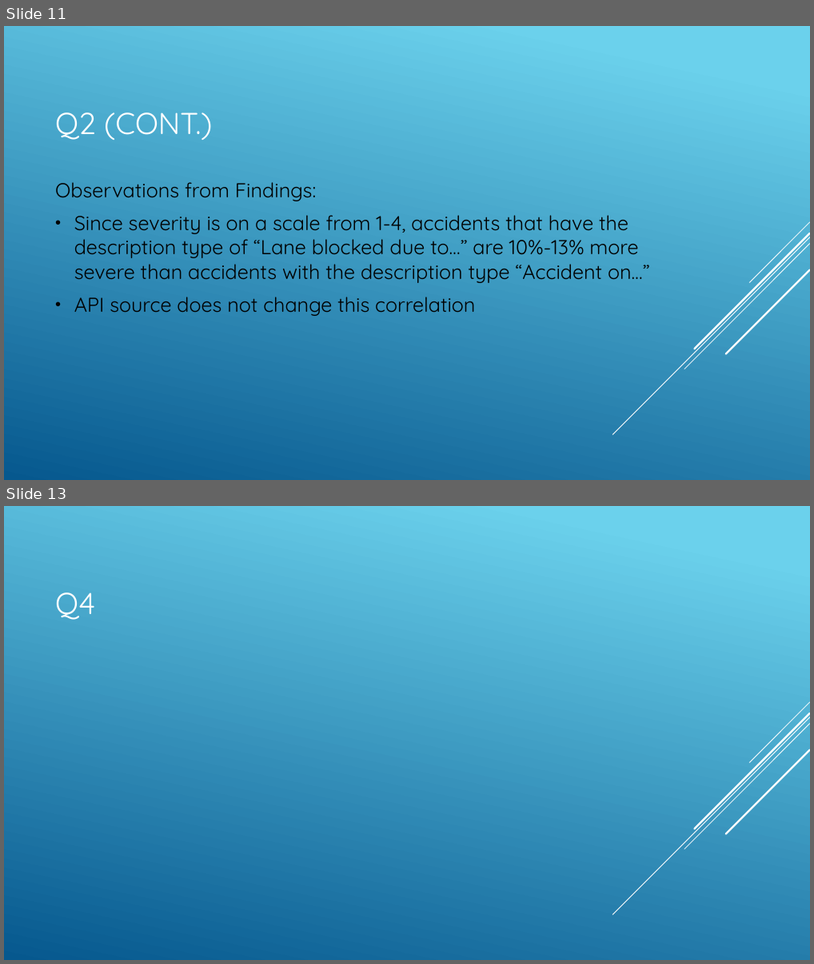
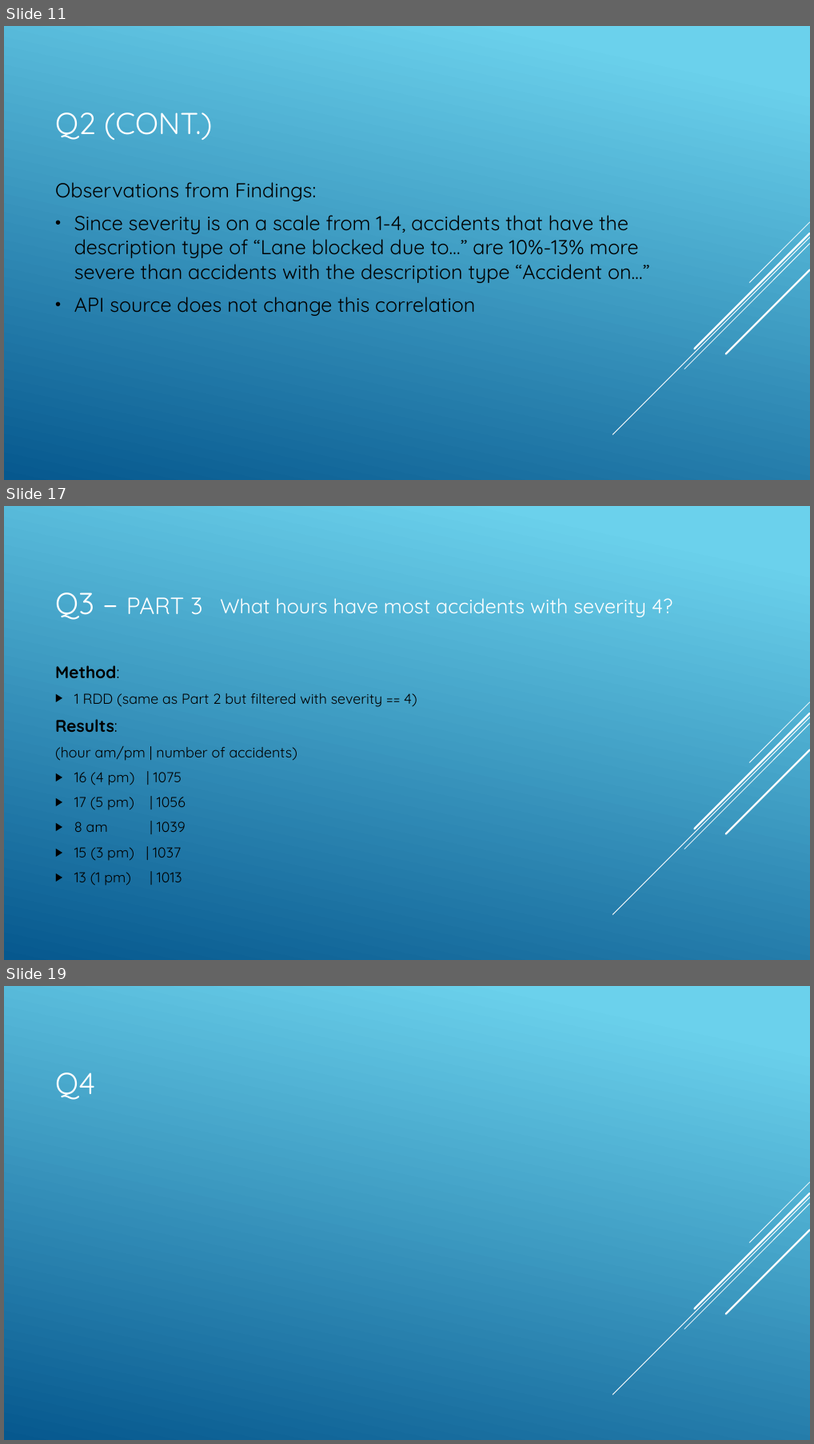
Before and after one commit to jyoo18/csc369FinalProject, a slide deck: slides.pptx. Shown one above the other, each under a label of ours: slides 11 and 13 before the commit, slides 11, 17 and 19 after it; the slides between them are not shown. The pictures are 814x964 and 814x1444 pixels, drawn with LibreOffice and Linux fonts; fonts in the diff are those of the drawing. Boxes give left, top, right and bottom in pixels: in the first picture for what was removed or moved away, otherwise in the second. Text is boxed around its words. In the diff, an @@ line names an element or a change of style, - is before the commit and + after.

```diff
--- a/slides.pptx
+++ b/slides.pptx
@@ slide 17 added at bbox=[4, 506, 810, 960], background gradient #6ED2EB to #06588E; not listed: 5 template elements that a slide beside it also shows @@
@@ title added at bbox=[55, 592, 202, 620], 28 pt, text #FFFFFF @@
+Q3 – PART 3
@@ text added at bbox=[220, 598, 673, 617], 24 pt, text #FFFFFF @@
+What hours have most accidents with severity 4?
@@ text added at bbox=[55, 665, 418, 885], 17 pt, text #000000 @@
+Method:
+▶ 1 RDD (same as Part 2 but filtered with severity == 4)
+Results:
+(hour am/pm | number of accidents)
+▶ 16 (4 pm) | 1075
+▶ 17 (5 pm) | 1056
+▶ 8 am | 1039
+▶ 15 (3 pm) | 1037
+▶ 13 (1 pm) | 1013
@@ what was slide 13 is now slide 19 @@
```
Also in this commit, not shown: 2 slides changed, 6 other slides added, 1 slide removed.
